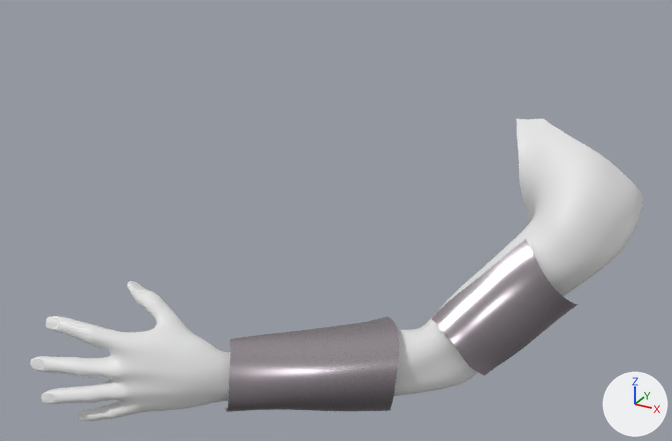
An edit to the FBX model resources/models/viewmodel/viewarm_left.fbx, drawn before and after from the same camera.
Camera for both pictures: a 50 mm camera at (0.00305, -0.01161, 0.00367) aimed at (-0.00174, -0.00289, -0.00069). Arrows for +X, +Y and +Z are at lower right; the lights stay in place. The older version comes first.

Names of what the first picture shows: 'Arm.L'.
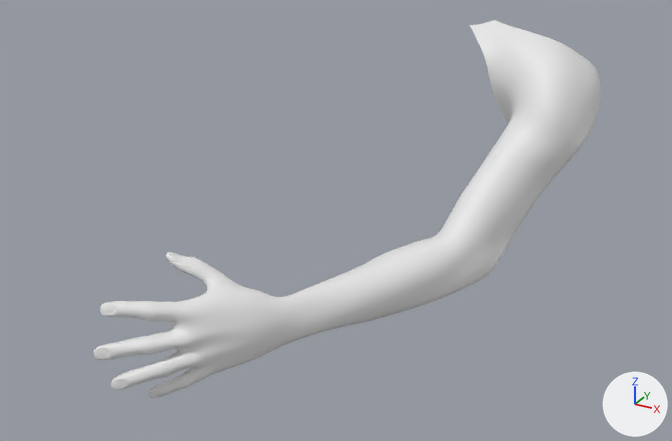
Changed parts and their boxes (x1, y1, x2, y2) in the pictures (672 x 441 px):
'Arm.L', reshaped, moved, turned: before (30, 119, 644, 421); after (94, 20, 601, 398)
part 1 of me_body_002, deleted: before (225, 316, 399, 412)
part 2 of me_body_002, deleted: before (431, 239, 578, 376)

The change in detail:
me_body_002 is used by ob_arm_l; location (-0.010484, -0.00185, -0.009768); rotation (0.711, 0.138, -1.253), in degrees (41, 7.9, -72); scale (0.01, 0.01, 0.01).
me_body_002 had 9141 vertices, 9045 faces and spanned x 0.089..0.483, y 0.948..1.502, z -0.06..0.36.
me_body_002 now has 8698 vertices, 8662 faces and spans x 0.089..0.483, y 0.948..1.502, z -0.06..0.36.
me_body_002 part 1: the loose piece of 275 vertices spanning x 0.311..0.459, y 1.076..1.247, z 0.024..0.216 is deleted.
me_body_002 part 2: the loose piece of 168 vertices spanning x 0.269..0.358, y 1.274..1.397, z -0.033..0.072 is deleted.
me_body_002 no longer uses material mat_material_005 (light grey #bfb6bd).
Object 'Arm.L' (ob_arm_l) moves from (-0.010484, -0.00185, -0.009768) to (-0.010181, -0.002632, -0.009779).
Object 'Arm.L' (ob_arm_l) turns from (41, 7.9, -72) to (47, 11, -55) degrees about x, y and z.
